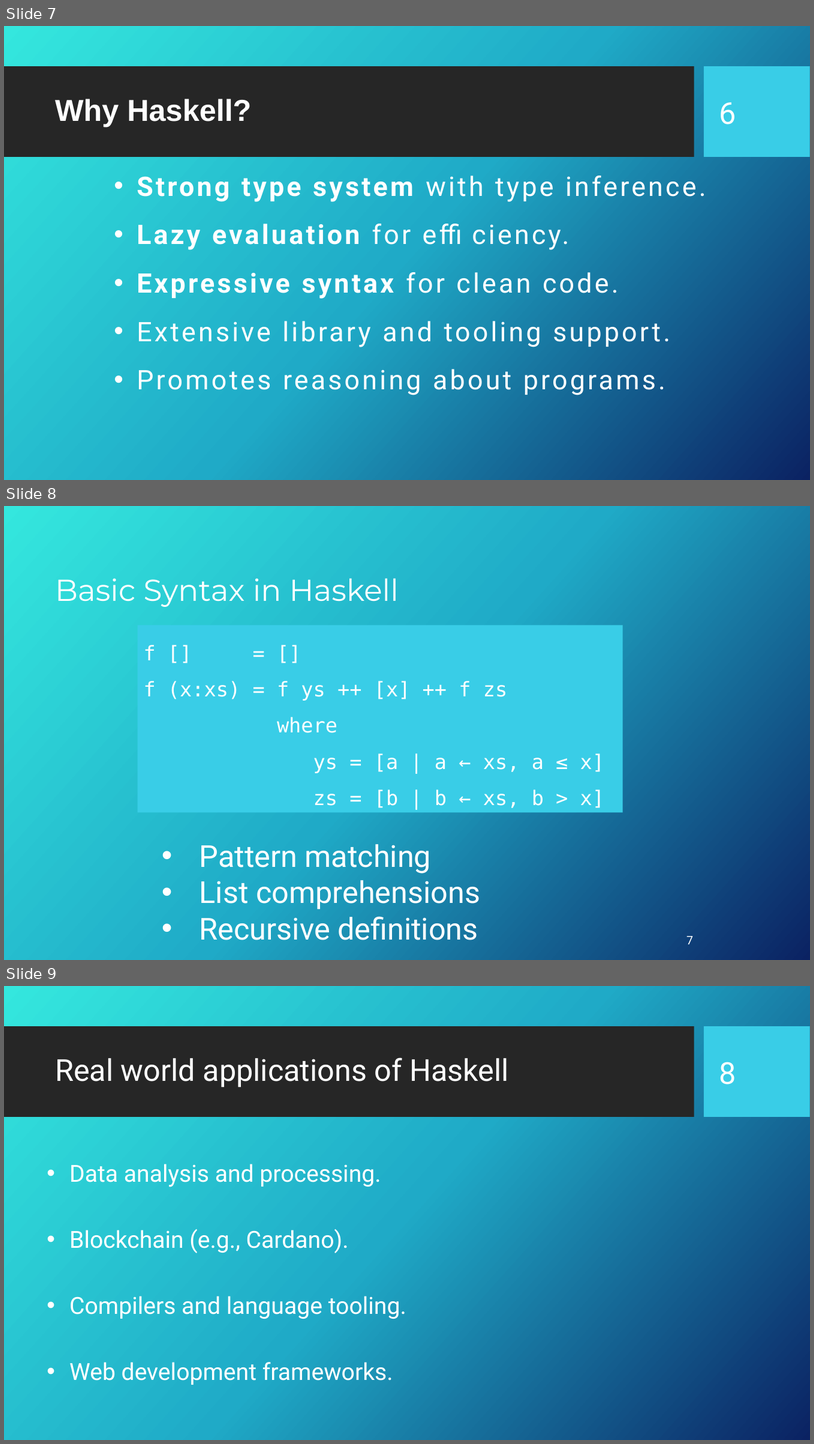
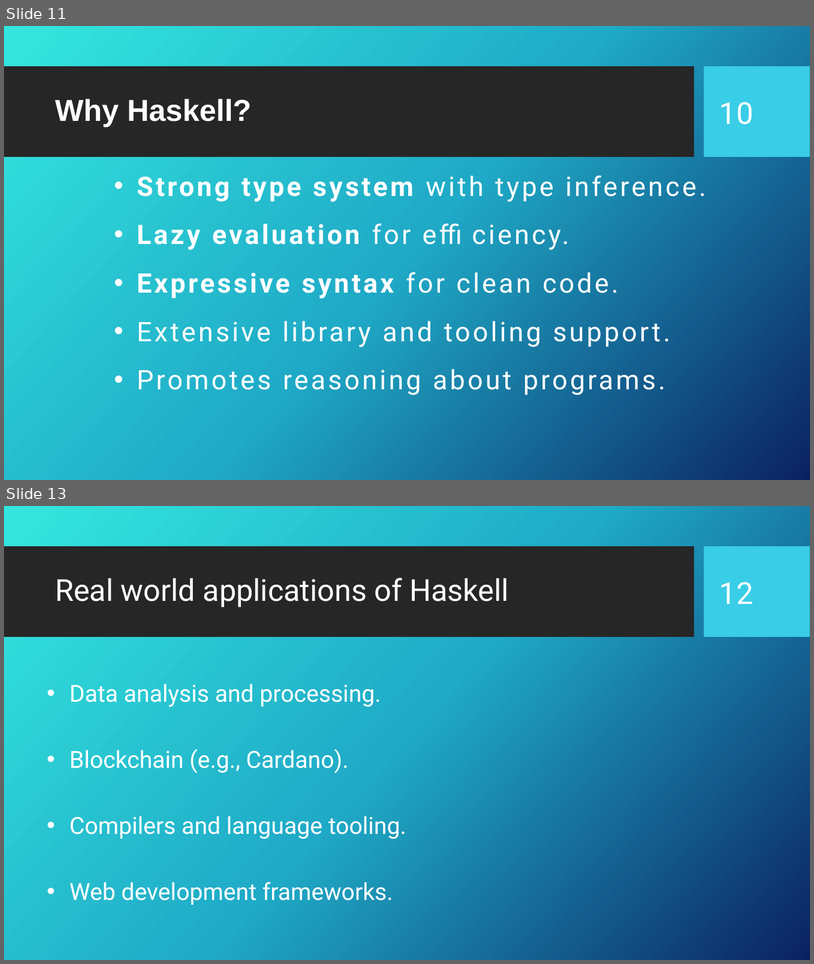
Before and after one commit to Fun-Prog-26/fun-prog-26, a slide deck: topic02-first-steps/unit-02a-lectures/talk-1/a-introduction-to-haskell.pptx. Shown one above the other, each under a label of ours: slides 7, 8 and 9 before the commit, slides 11 and 13 after it; the slides between them are not shown. The pictures are 814x1444 and 814x964 pixels, drawn with LibreOffice and Linux fonts; fonts in the diff are those of the drawing; background and template pictures are left out. Boxes give left, top, right and bottom in pixels: in the first picture for what was removed or moved away, otherwise in the second. Text is boxed around its words. In the diff, an @@ line names an element or a change of style, - is before the commit and + after.

```diff
--- a/topic02-first-steps/unit-02a-lectures/talk-1/a-introduction-to-haskell.pptx
+++ b/topic02-first-steps/unit-02a-lectures/talk-1/a-introduction-to-haskell.pptx
@@ slide 8 removed at (x1=4, y1=506, x2=810, y2=960), background gradient #36E6DD to #21ABC8 to #0C2263 @@
@@ title removed at (x1=55, y1=578, x2=399, y2=607) @@
-Basic Syntax in Haskell
@@ rectangle removed at (x1=138, y1=625, x2=623, y2=813) @@
-f [] = []
-f (x:xs) = f ys ++ [x] ++ f zs
-where
-ys = [a | a ← xs, a ≤ x]
-zs = [b | b ← xs, b > x]
@@ text removed at (x1=200, y1=844, x2=480, y2=940) @@
-• Pattern matching
-• List comprehensions
-• Recursive definitions
@@ page number removed at (x1=687, y1=936, x2=693, y2=944) @@
-7
@@ what was slide 7 is now slide 11 @@
@@ page number at (x1=720, y1=102, x2=754, y2=124): text changed @@
-6
+10
@@ what was slide 9 is now slide 13 @@
@@ page number at (x1=720, y1=582, x2=754, y2=604): text changed @@
-8
+12
```
Also in this commit, not shown: 5 slides changed, 5 slides added, 4 other files.
